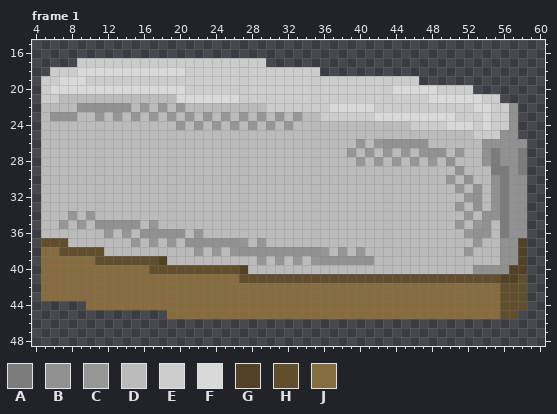
One commit to this pixel-art file: Sprites/Items/items.aseprite. This is how it looked before the edit.
64x64 pixels, 26 frames. Colours within 5 levels of each other are drawn and written as one. Shown: frame 1: x 4..60, y 15..48.
Visible layers, top first: "Items", "Extra".
Palette (. is transparent): A #7b7b7b  B #919191  C #979696  D #bbbbbb  E #cccccc  F #d9d9d9  G #524125  H #614e2d  J #866c3e
Pixels before, frame 1, first column x 5:
17 ....EEEEEEEEEEEEEEEEEEEEE.............................
18 .EEEFFFFFFFFFFFFEEEEEEEEEEEEEEE.......................
19 EEFFFEEEEEEEEEEEEEEEEEEEEEEEEEEEEEEEEEEEEE............
20 EFFFFFFFFFFFFFFFEEEEEEEEEEEEEEEEEEEEEEEFFFFFEEEE......
21 EEDDDDDDDDDDDDDFFFFFFFEEEEEEEEEEEEEEEEEEEEEFFFFFFEE...
22 DDDDBBBBBBDCDCDCDDDDDDDDDEEEEEEEFFFFFEEEEEEEEEEEFFEEB.
23 DBBBDDCDCDCDCDCDCDCDCDCDCDCDCDDEEEEEEFFFFFFFFFEEEFEEB.
24 DDDDDDDDDDDDDDDCDCDCDCDCDCDCDDDDDDDDDDDDDEEEEFFFEFEEB.
25 DDDDDDDDDDDDDDDDDDDDDDDDDDDDDDDDDDDDDDDDDDDDDDDDEEEBB.
26 DDDDDDDDDDDDDDDDDDDDDDDDDDDDDDDDDDDCDCBBBBBDDDDDDBBBBB
27 DDDDDDDDDDDDDDDDDDDDDDDDDDDDDDDDDDCDCDCDCDCBBDCDDBABBA
28 DDDDDDDDDDDDDDDDDDDDDDDDDDDDDDDDDDDCDCDCDCDCDBDDDBABBA
29 DDDDDDDDDDDDDDDDDDDDDDDDDDDDDDDDDDDDDDDDDDDDDDBDDDAABA
30 DDDDDDDDDDDDDDDDDDDDDDDDDDDDDDDDDDDDDDDDDDDDDCDBDDBABB
31 DDDDDDDDDDDDDDDDDDDDDDDDDDDDDDDDDDDDDDDDDDDDDDCDBDBABB
32 DDDDDDDDDDDDDDDDDDDDDDDDDDDDDDDDDDDDDDDDDDDDDDDCBDBABB
33 DDDDDDDDDDDDDDDDDDDDDDDDDDDDDDDDDDDDDDDDDDDDDDCDBDBABB
34 DDDCDCDDDDDDDDDDDDDDDDDDDDDDDDDDDDDDDDDDDDDDDDDCDBBABB
35 DDCDCDBBBBBDCDDDDDDDDDDDDDDDDDDDDDDDDDDDDDDDDDCDCBDABB
36 DDDDDDDCDCDBBBBBDCDDDDDDDDDDDDDDDDDDDDDDDDDDDDDCBBDABB
37 HHHDDDDDDDCDCDCDBBBBBBCDCDDDDDDDDDDDDDDDDDDDDDDDCDDBBG
38 JJHHHHHDDDDDDDDDDCDCDCBBBBBBBBBCDCDCDDDDDDDDDDDCDDDBBG
39 JJJJJJHHHHHHHGDDDDDDDDDDCDCDCDCBBBBBBDDDDDDDDDDDDDDBBG
40 JJJJJJJJJJJJHHHHHHHHHHGDDDDDDDDDDDDDDDDDDDDDDDDDBBBBGG
41 JJJJJJJJJJJJJJJJJJJJJJHHHHHHHHHHHHHHHHHHHHHHHHHHHHHGGH
42 JJJJJJJJJJJJJJJJJJJJJJJJJJJJJJJJJJJJJJJJJJJJJJJJJJJHHH
43 JJJJJJJJJJJJJJJJJJJJJJJJJJJJJJJJJJJJJJJJJJJJJJJJJJJHHH
44 .....JJJJJJJJJJJJJJJJJJJJJJJJJJJJJJJJJJJJJJJJJJJJJJHHH
45 ..............JJJJJJJJJJJJJJJJJJJJJJJJJJJJJJJJJJJJJHH.
After the commit:
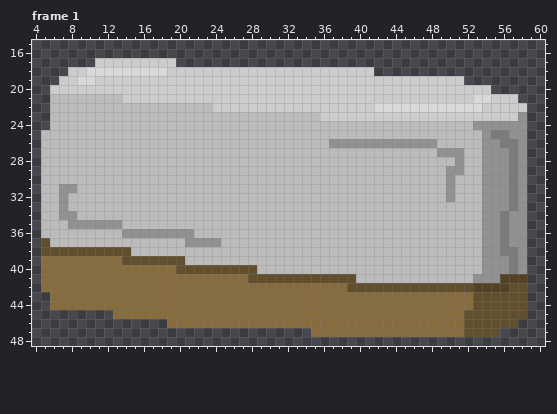
The edit:
layer "ItemsNew" added
Frame 1:
y 17: x 9..10 EE -> ..; x 20..29 EEEEEEEEEE -> ..........
y 18: x 6..7 EE -> ..; x 9 F -> E; x 19..20 FF -> EE; x 36..41 ...... -> EEEEEE
y 19: x 5..8 EEFF -> ..EE; x 10 E -> F; x 47..51 ..... -> EEEEE
y 20: x 5..20 EFFFFFFFFFFFFFFF -> .EEEEEEEEEEEEEEE; x 44..48 FFFFF -> EEEEE; x 53..54 .. -> EE
y 21: x 5..6 EE -> .D; x 14..26 DDDDDDFFFFFFF -> EEEEEEEEEEEEE; x 48..52 FFFFF -> EEEEE; x 54 E -> F; x 56..57 .. -> EE
y 22: x 5 D -> .; x 9..14 BBBBBB -> DDDDDD; x 16 C -> D; x 18 C -> D; x 20 C -> D; x 24..29 DDDDDD -> EEEEEE; x 37..52 FFFFFEEEEEEEEEEE -> EEEEEFFFFFFFFFFF; x 54 F -> E; x 57..58 B. -> EE
y 23: x 5..8 DBBB -> .DDD; x 11 C -> D; x 13 C -> D; x 15 C -> D; x 17 C -> D; x 19 C -> D; x 21 C -> D; x 23 C -> D; x 25 C -> D; x 27 C -> D; x 29 C -> D; x 31 C -> D; x 33 C -> D; x 42..50 FFFFFFFFF -> EEEEEEEEE; x 54 F -> E; x 57..58 B. -> EB
y 24: x 5 D -> .; x 20 C -> D; x 22 C -> D; x 24 C -> D; x 26 C -> D; x 28 C -> D; x 30 C -> D; x 32 C -> D; x 46..56 EEEEFFFEFEE -> DDDDDDDBBBB; x 58 . -> B
y 25: x 53..56 EEEB -> DBAA; x 58 . -> B
y 26: x 37..42 DDDCDC -> BBBBBB; x 48 D -> B; x 56..57 BB -> AA
y 27: x 39 C -> D; x 41 C -> D; x 43 C -> D; x 45 C -> D; x 47..48 CB -> DD; x 50..51 DC -> BB; x 55 A -> B; x 57..58 BA -> AB
y 28: x 40 C -> D; x 42 C -> D; x 44 C -> D; x 46 C -> D; x 48 C -> D; x 50..51 BD -> DB; x 55 A -> B; x 57..58 BA -> AB
y 29: x 50 D -> B; x 54..58 DAABA -> BBBAB
y 30: x 50 C -> B; x 52 B -> D; x 54 D -> B; x 56..57 AB -> BA
y 31: x 7..8 DD -> BB; x 50..51 DC -> BD; x 53..54 BD -> DB; x 56..57 AB -> BA
y 32: x 7 D -> B; x 50 D -> B; x 52..54 CBD -> DDB; x 56..57 AB -> BA
y 33: x 7 D -> B; x 51 C -> D; x 53..54 BD -> DB; x 56..57 AB -> BA
y 34: x 7..8 DC -> BB; x 10 C -> D; x 52 C -> D
y 35: x 7..10 CDCD -> DBBB; x 14..15 BB -> DD; x 17 C -> D; x 51 C -> D; x 53 C -> D; x 55 D -> B
y 36: x 12 C -> D; x 14..15 CD -> BB; x 21..22 DC -> BD; x 52..53 CB -> DD; x 55 D -> B
y 37: x 6..7 HH -> DD; x 15 C -> D; x 17 C -> D; x 19 C -> D; x 25..27 BBC -> DDD; x 29 C -> D; x 53..56 CDDB -> DBBA; x 58 G -> B
y 38: x 5..6 JJ -> HH; x 12..14 DDD -> HHH; x 22 C -> D; x 24 C -> D; x 26..36 CBBBBBBBBBC -> DDDDDDDDDDD; x 38 C -> D; x 40 C -> D; x 52 C -> D; x 54..58 DDBBG -> BBAAB
y 39: x 11..13 HHH -> JJJ; x 18..20 GDD -> HHH; x 29 C -> D; x 31 C -> D; x 33 C -> D; x 35..41 CBBBBBB -> DDDDDDD; x 54..55 DD -> BB; x 57..58 BG -> AB
y 40: x 17..19 HHH -> JJJ; x 27..28 GD -> HH; x 53 B -> D; x 57..58 GG -> AB
y 41: x 27 H -> J; x 40..55 HHHHHHHHHHHHHHHH -> DDDDDDDDDDDDDBBB; x 58 H -> G
y 42: x 39..56 JJJJJJJJJJJJJJJJJH -> HHHHHHHHHHHHHHGGGG
y 43: x 5 J -> .; x 53..55 JJJ -> HHH
y 44: x 6..9 .... -> JJJJ; x 53..55 JJJ -> HHH
y 45: x 13..18 ...... -> JJJJJJ; x 52..55 JJJJ -> HHHH; x 58 . -> H
y 46: x 19..57 ....................................... -> JJJJJJJJJJJJJJJJJJJJJJJJJJJJJJJJJHHHHHH
y 47: x 35..55 ..................... -> JJJJJJJJJJJJJJJJJHHHH
Pixel boxes of the changes (left, top, right, bottom) in both pictures:
changed: (41, 58, 527, 337)
